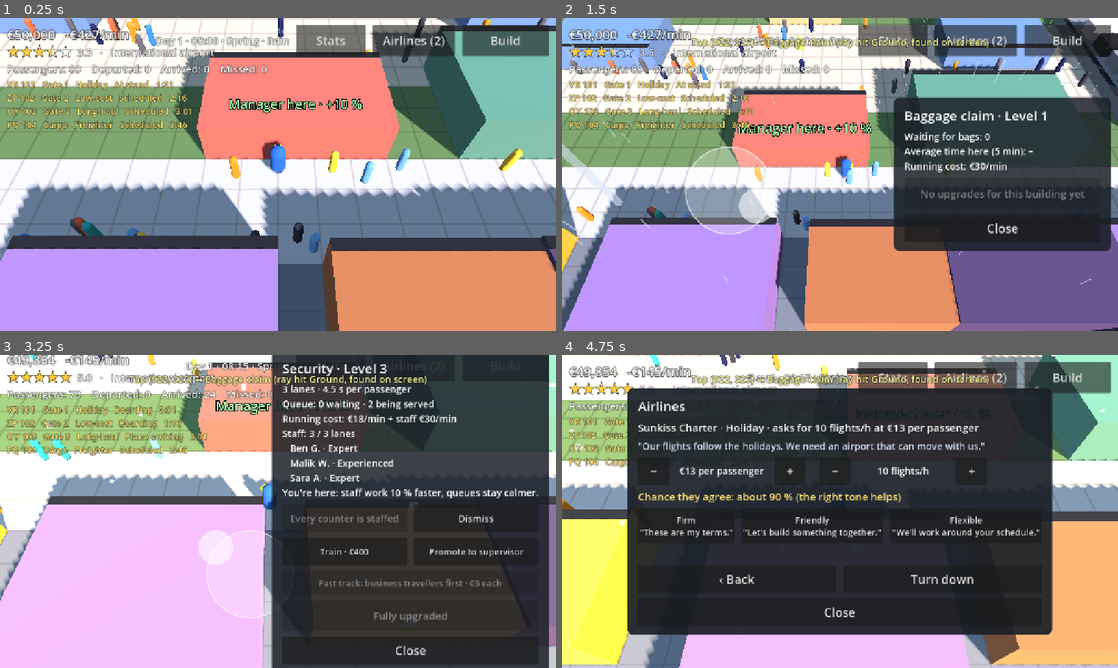
Above: before the commit, frames 1-4 (two rows, left to right).
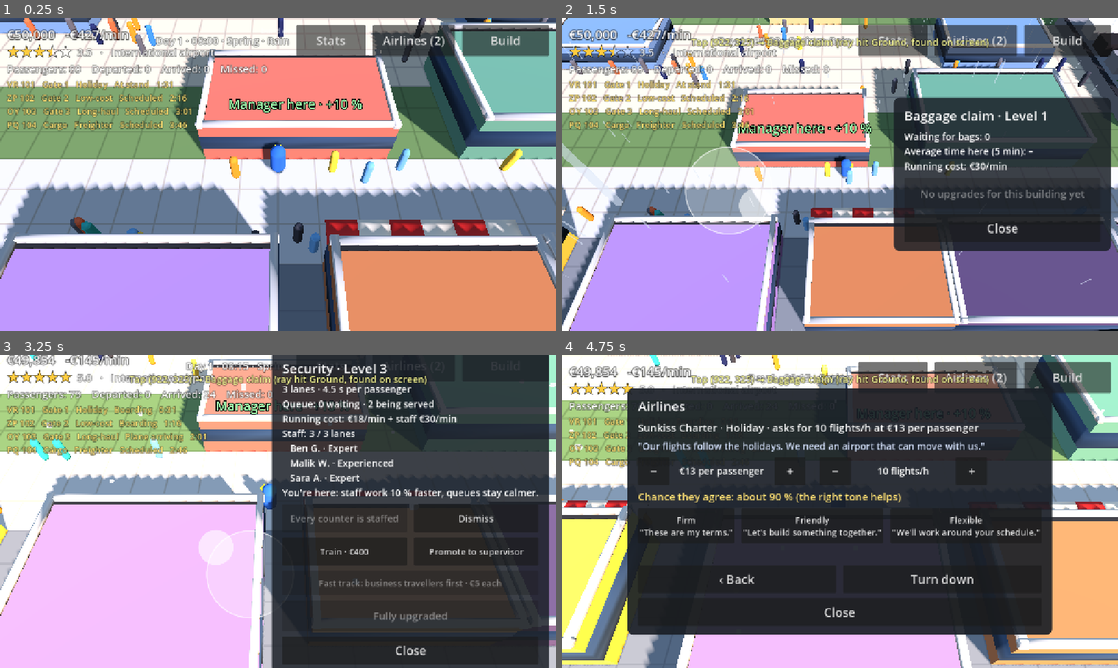
Above: after the commit, the same moments.

Repository: jakobmaier16-pixel/airport-idle
Game: Godot game, scene res://tests/screenshots.tscn
The game is run twice, just before and just after one commit, with the same random seed, the same clock (stepped at 60 frames per second) and the same inputs. This scene is started directly instead of the project's main scene.
Inputs (mouse positions are in pixels of both pictures, inside the frame that each line leads up to):
- Up to frame 1 (0.25 s): no input
- Up to frame 2 (1.5 s): move the mouse to (962, 158) at 0.52 s; hold D (move_right) 0.53-1.25 s; click (962, 158) at 0.67 s; drag from (728, 190) to (812, 237) at 1.27 s
- Up to frame 3 (3.25 s): move the mouse to (333, 442) at 2.02 s; hold D (move_right) 2.03-2.75 s; drag from (250, 574) to (111, 464) at 2.77 s
- Up to frame 4 (4.75 s): move the mouse to (1006, 558) at 3.52 s; hold A (move_left) 3.53-4.25 s; drag from (673, 464) to (756, 433) at 4.27 s

The runs differ from the first frame. In frame 1, 12% of the frame differs, in the area x 0-100%, y 0-100%; in frame 2, 9.7%; in frame 3, 5.0%; in frame 4, 6.6%.

Commit message:
Buildings get windows, roof edges, an entrance canopy and shop awnings (one mesh each)
Co-Authored-By: Claude Opus 5.5 <noreply@anthropic.com>

Diff:
--- a/scenes/buildings/building_visual.gd
+++ b/scenes/buildings/building_visual.gd
@@ -17,6 +17,11 @@
 static var _marking_material: StandardMaterial3D
 static var _car_material: StandardMaterial3D
 static var _runway_material: StandardMaterial3D
+static var _vertex_color_material: StandardMaterial3D
+const GLASS_COLOR: Color = Color(0.2, 0.3, 0.42)
+const ROOF_EDGE_COLOR: Color = Color(0.85, 0.86, 0.88)
+const CANOPY_COLOR: Color = Color(0.9, 0.9, 0.92)
+const AWNING_COLORS: Array[Color] = [Color(0.85, 0.2, 0.2), Color(0.97, 0.95, 0.9)]
 
 
 ## Builds the meshes. Call once, right after creating the node.
@@ -38,6 +43,8 @@
 
 
 func _add_details(type: BuildingType, size: Vector3, cast_shadows: bool) -> void:
+	if type.is_solid and size.y >= 2.0:
+		_add_facade(type, size)
 	if _bridge_material == null:
 		_bridge_material = _flat_material(BRIDGE_COLOR)
 		_marking_material = _flat_material(MARKING_COLOR)
@@ -71,6 +78,55 @@
 			_add_runway_markings(size)
 
 
+# Windows, roof edge, canopy and awnings, built into one mesh with vertex colors, so all of a
+# building's details are a single draw call (cheap on older iPhones).
+func _add_facade(type: BuildingType, size: Vector3) -> void:
+	if _vertex_color_material == null:
+		_vertex_color_material = StandardMaterial3D.new()
+		_vertex_color_material.vertex_color_use_as_albedo = true
+	var tool := SurfaceTool.new()
+	tool.begin(Mesh.PRIMITIVE_TRIANGLES)
+	var half := size * 0.5
+	# A band of dark glass round the building, a little proud of the walls.
+	var band_bottom := size.y * 0.35
+	var band_top := size.y * 0.75
+	var band := Vector3(size.x + 0.08, band_top - band_bottom, size.z + 0.08)
+	_box(tool, Vector3(0.0, (band_bottom + band_top) * 0.5, 0.0), band, GLASS_COLOR)
+	# A light roof edge.
+	_box(tool, Vector3(0.0, size.y + 0.1, -half.z + 0.15), Vector3(size.x + 0.1, 0.25, 0.3), ROOF_EDGE_COLOR)
+	_box(tool, Vector3(0.0, size.y + 0.1, half.z - 0.15), Vector3(size.x + 0.1, 0.25, 0.3), ROOF_EDGE_COLOR)
+	_box(tool, Vector3(-half.x + 0.15, size.y + 0.1, 0.0), Vector3(0.3, 0.25, size.z + 0.1), ROOF_EDGE_COLOR)
+	_box(tool, Vector3(half.x - 0.15, size.y + 0.1, 0.0), Vector3(0.3, 0.25, size.z + 0.1), ROOF_EDGE_COLOR)
+	match type.role:
+		BuildingType.Role.ENTRANCE:
+			# A canopy over the doors at the back (where passengers come in from the walkway).
+			_box(tool, Vector3(0.0, size.y * 0.8, half.z + 1.0), Vector3(size.x * 0.8, 0.15, 2.0), CANOPY_COLOR)
+		BuildingType.Role.SHOP:
+			# A striped awning over the shop front.
+			var stripes := 6
+			for i in stripes:
+				var x := -half.x + (i + 0.5) * size.x / stripes
+				_box(tool, Vector3(x, size.y * 0.7, -half.z - 0.6), Vector3(size.x / stripes, 0.12, 1.2), AWNING_COLORS[i % 2])
+	tool.generate_normals()
+	var mesh := tool.commit()
+	mesh.surface_set_material(0, _vertex_color_material)
+	_add_mesh(mesh, Vector3.ZERO, false)
+
+
+# Adds a box (center, size) in one color to `tool`.
+static func _box(tool: SurfaceTool, center: Vector3, box_size: Vector3, color: Color) -> void:
+	var h := box_size * 0.5
+	var corners: Array[Vector3] = []
+	for i in 8:
+		corners.append(center + Vector3(h.x if i & 1 else -h.x, h.y if i & 2 else -h.y, h.z if i & 4 else -h.z))
+	# Each face as two triangles, clockwise seen from outside (Godot's front faces).
+	var faces: Array = [[0, 4, 6, 2], [1, 3, 7, 5], [0, 1, 5, 4], [2, 6, 7, 3], [0, 2, 3, 1], [4, 5, 7, 6]]
+	tool.set_color(color)
+	for face: Array in faces:
+		for index in [0, 2, 1, 0, 3, 2]:
+			tool.add_vertex(corners[face[index]])
+
+
 # White centre line dashes and threshold bars at both ends (along the runway's long side, x).
 func _add_runway_markings(size: Vector3) -> void:
 	if _runway_material == null:
